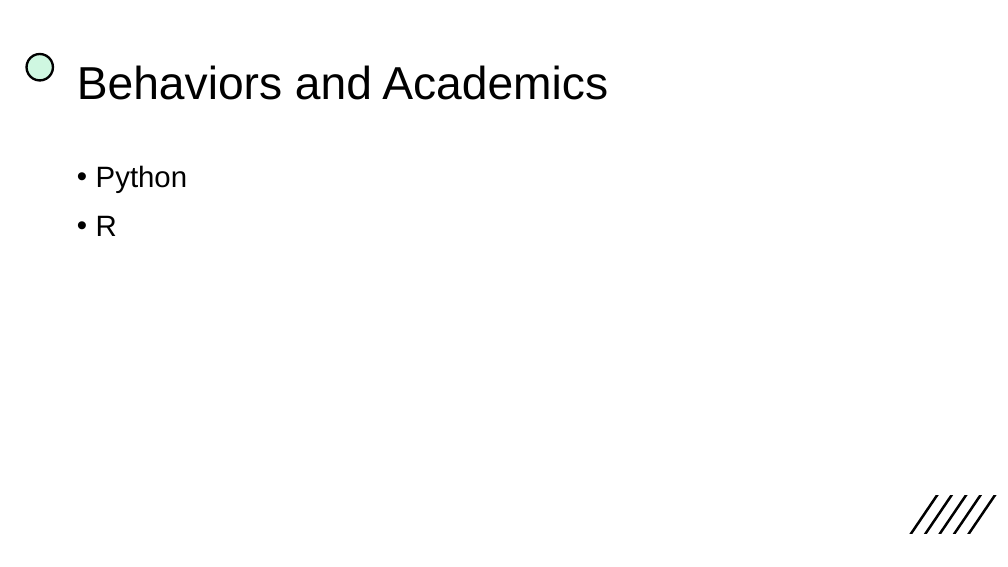
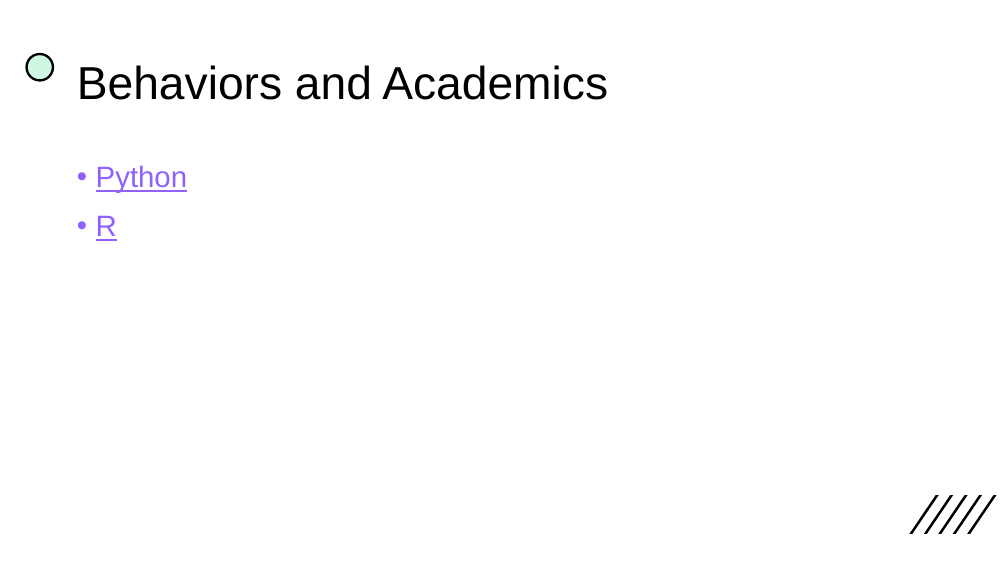
Before and after one commit to SalouaDaouki/Data607, a slide deck: slide 3 of In Context Presentation.pptx. Drawn at 1008x567 pixels with LibreOffice and Linux fonts; fonts in the diff are those of the drawing. Boxes give left, top, right and bottom in pixels: in the first picture for what was removed or moved away, otherwise in the second. Text is boxed around its words. In the diff, an @@ line names an element or a change of style, - is before the commit and + after.

```diff
--- a/In Context Presentation.pptx
+++ b/In Context Presentation.pptx
@@ text "Python" at <box>77,165,187,241</box>: text colour #000000 to #8F61FF, underline on @@
```
